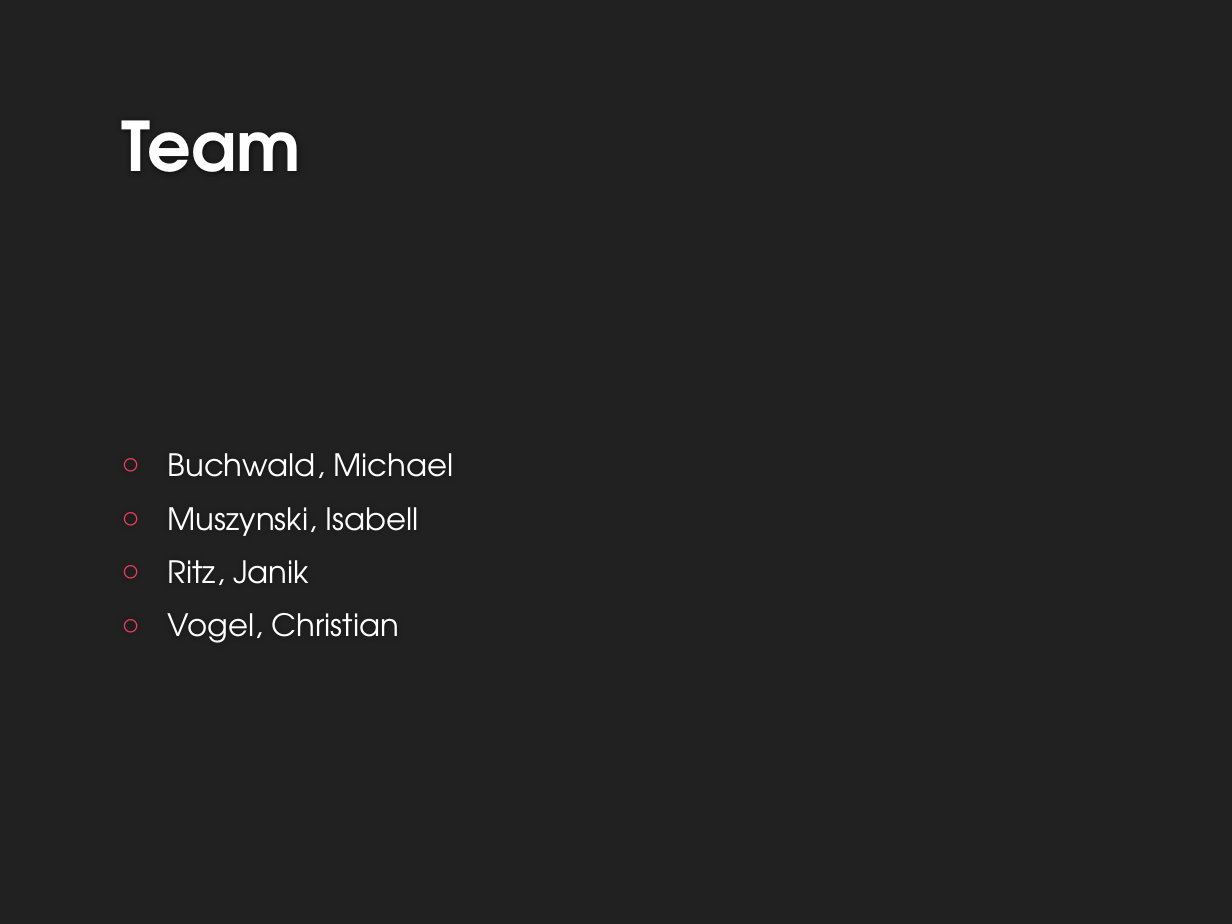
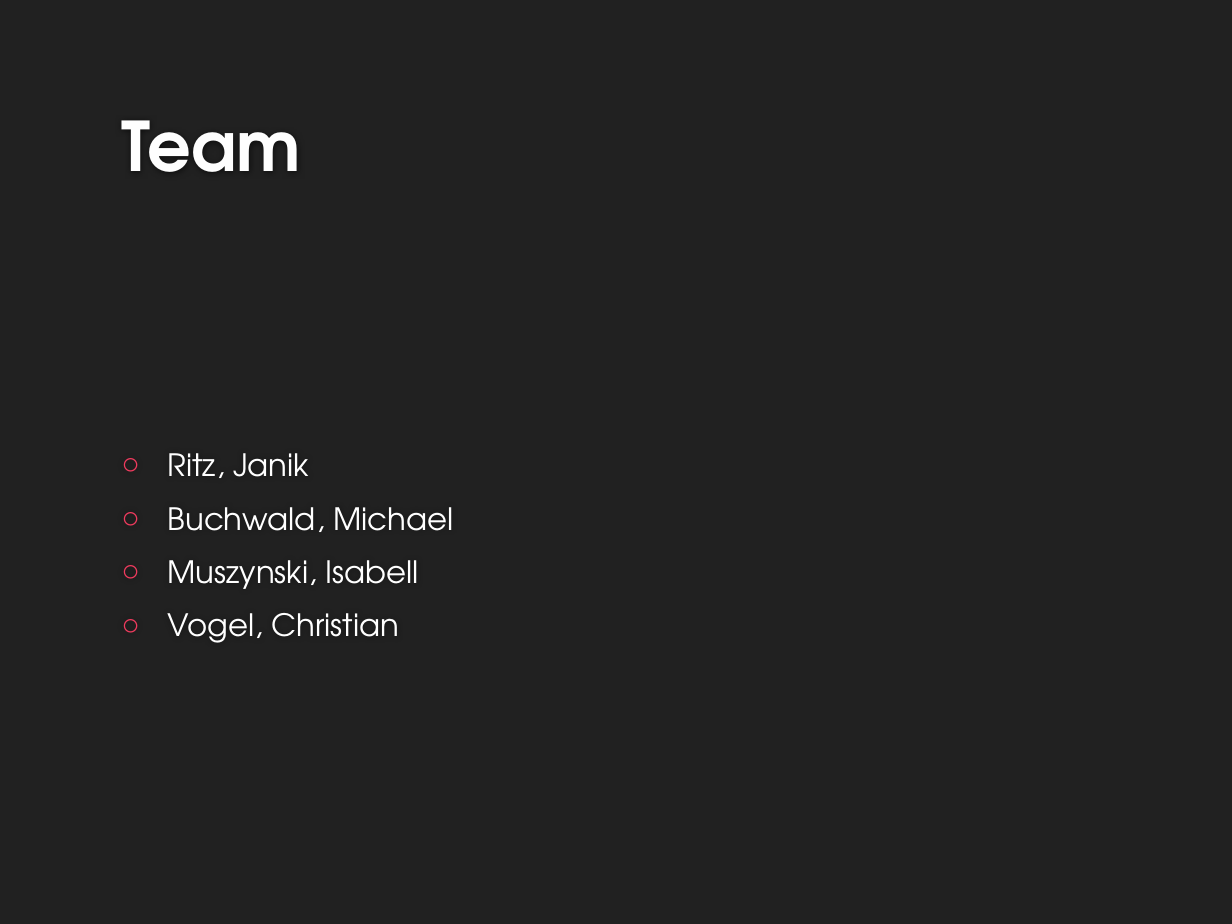
Before and after one commit to Kathamii/TINF15B4MCJI, a slide deck: slide 3 of docs/MidTermSE.pptx. Drawn at 1232x924 pixels with LibreOffice and Linux fonts; fonts in the diff are those of the drawing; background and template pictures are left out. Boxes give left, top, right and bottom in pixels: in the first picture for what was removed or moved away, otherwise in the second. Text is boxed around its words. In the diff, an @@ line names an element or a change of style, - is before the commit and + after.

```diff
--- a/docs/MidTermSE.pptx
+++ b/docs/MidTermSE.pptx
@@ text at bbox=[168, 453, 309, 478]: paragraph added @@
+○ Ritz, Janik
@@ text at bbox=[168, 560, 309, 585]: paragraph removed @@
-○ Ritz, Janik
```
Also in this commit, not shown: 7 other slides changed, 5 slides added, 2 slides removed, 1 other file.
